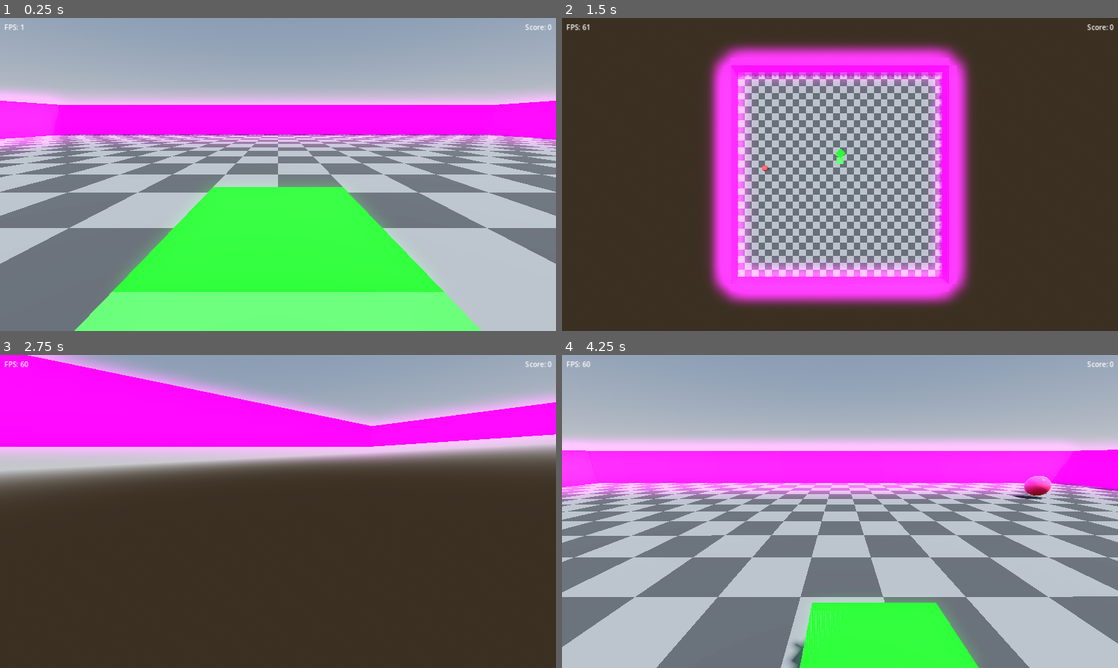
Above: before the commit, frames 1-4 (two rows, left to right).
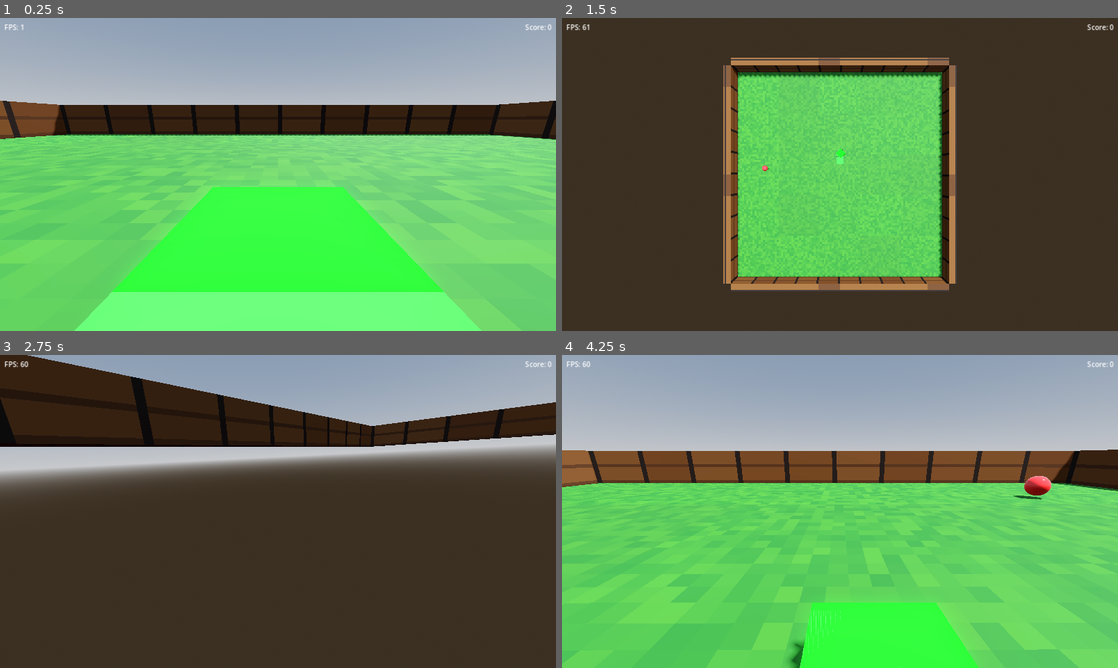
Above: after the commit, the same moments.

Repository: gundalow/snake
Game: Godot game, scene res://scenes/main/main.tscn
Same seed, same stepped clock (60 frames per second), same inputs: the game is played once before the commit and once after it.
Inputs:
- Up to frame 1 (0.25 s): no input
- Up to frame 2 (1.5 s): hold D (turn_right) 0.53-1.28 s; hold C (toggle_camera) 0.53-1.28 s; hold A (turn_left) from 1.28 s (still down); tap C (toggle_camera) at 1.35 s
- Up to frame 3 (2.75 s): tap Enter at 2 s; release A (turn_left) at 2.03 s; hold D (turn_right) from 2.03 s (still down); hold C (toggle_camera) from 2.03 s (still down)
- Up to frame 4 (4.25 s): release C (toggle_camera) at 2.78 s; tap C (toggle_camera) at 2.85 s; tap R (restart) at 3.5 s; release D (turn_right) at 3.53 s; hold A (turn_left) from 3.53 s (still down); hold C (toggle_camera) from 3.53 s (still down)

The runs differ from the first frame. In frame 1, 53% of the frame differs, in the area x 0-100%, y 22-100%; in frame 2, 39%; in frame 3, 21%; in frame 4, 67%, in the area x 0-100%, y 26-100%.

Commit message:
Update PROJECT_PLAN.md with Milestone 8 and implement garden graphics
- Added Milestone 8 for realistic garden environment in PROJECT_PLAN.md.
- Replaced checkered floor with a procedural grass shader in main.tscn.
- Replaced glowing magenta walls with a procedural wooden fence shader in main.tscn.

Co-authored-by: gundalow <940557+gundalow@users.noreply.github.com>

Diff:
--- a/scenes/main/main.tscn
+++ b/scenes/main/main.tscn
@@ -20,31 +20,66 @@
 tonemap_mode = 2
 glow_enabled = true
 
-[sub_resource type="Shader" id="Shader_checkered"]
+[sub_resource type="Shader" id="Shader_grass"]
+code = "shader_type spatial;
+
+float hash(vec2 p) {
+	return fract(sin(dot(p, vec2(12.9898, 78.233))) * 43758.5453);
+}
+
+void fragment() {
+	vec2 uv = UV * 100.0;
+	vec2 id = floor(uv);
+	float h = hash(id);
+	vec3 green1 = vec3(0.1, 0.4, 0.1);
+	vec3 green2 = vec3(0.2, 0.5, 0.1);
+	vec3 color = mix(green1, green2, h);
+
+	// Add some patchy variation
+	float patch = hash(floor(UV * 5.0));
+	color = mix(color, vec3(0.15, 0.35, 0.1), patch * 0.3);
+
+	ALBEDO = color;
+	ROUGHNESS = 0.8;
+}"
+
+[sub_resource type="ShaderMaterial" id="ShaderMaterial_grass"]
+render_priority = 0
+shader = SubResource("Shader_grass")
+
+[sub_resource type="PlaneMesh" id="PlaneMesh_1"]
+material = SubResource("ShaderMaterial_grass")
+size = Vector2(30, 30)
+
+[sub_resource type="Shader" id="Shader_fence"]
 code = "shader_type spatial;
 
 void fragment() {
-    vec2 pos = floor(UV * 30.0);
-    float checker = mod(pos.x + pos.y, 2.0);
-    ALBEDO = mix(vec3(0.2), vec3(0.4), checker);
+	vec2 uv = UV * vec2(30.0, 2.0);
+	vec2 id = floor(uv);
+
+	// Wooden plank color
+	vec3 wood1 = vec3(0.4, 0.25, 0.1);
+	vec3 wood2 = vec3(0.35, 0.2, 0.05);
+
+	// Create vertical planks
+	float f = step(0.1, fract(uv.x));
+	vec3 color = mix(vec3(0.1, 0.05, 0.0), mix(wood1, wood2, fract(sin(id.x * 123.456))), f);
+
+	// Add horizontal supports
+	float support = step(0.8, fract(uv.y * 2.0));
+	color = mix(color, wood2 * 0.8, support * f);
+
+	ALBEDO = color;
+	ROUGHNESS = 0.9;
 }"
 
-[sub_resource type="ShaderMaterial" id="ShaderMaterial_checkered"]
+[sub_resource type="ShaderMaterial" id="ShaderMaterial_fence"]
 render_priority = 0
-shader = SubResource("Shader_checkered")
-
-[sub_resource type="PlaneMesh" id="PlaneMesh_1"]
-material = SubResource("ShaderMaterial_checkered")
-size = Vector2(30, 30)
-
-[sub_resource type="StandardMaterial3D" id="StandardMaterial3D_wall"]
-albedo_color = Color(1, 0, 1, 1)
-emission_enabled = true
-emission = Color(1, 0, 1, 1)
-emission_energy_multiplier = 2.0
+shader = SubResource("Shader_fence")
 
 [sub_resource type="BoxMesh" id="BoxMesh_wall"]
-material = SubResource("StandardMaterial3D_wall")
+material = SubResource("ShaderMaterial_fence")
 size = Vector3(1, 2, 30)
 
 [sub_resource type="BoxShape3D" id="BoxShape_wall_collision"]
Not shown, changed: PROJECT_PLAN.md
